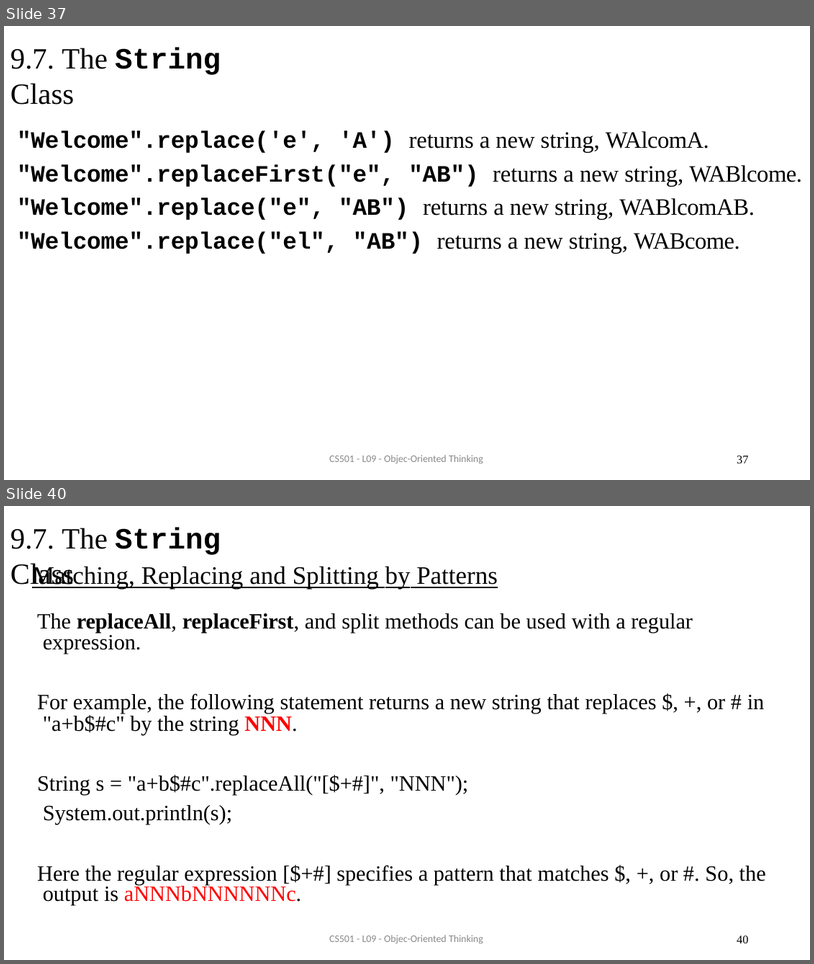
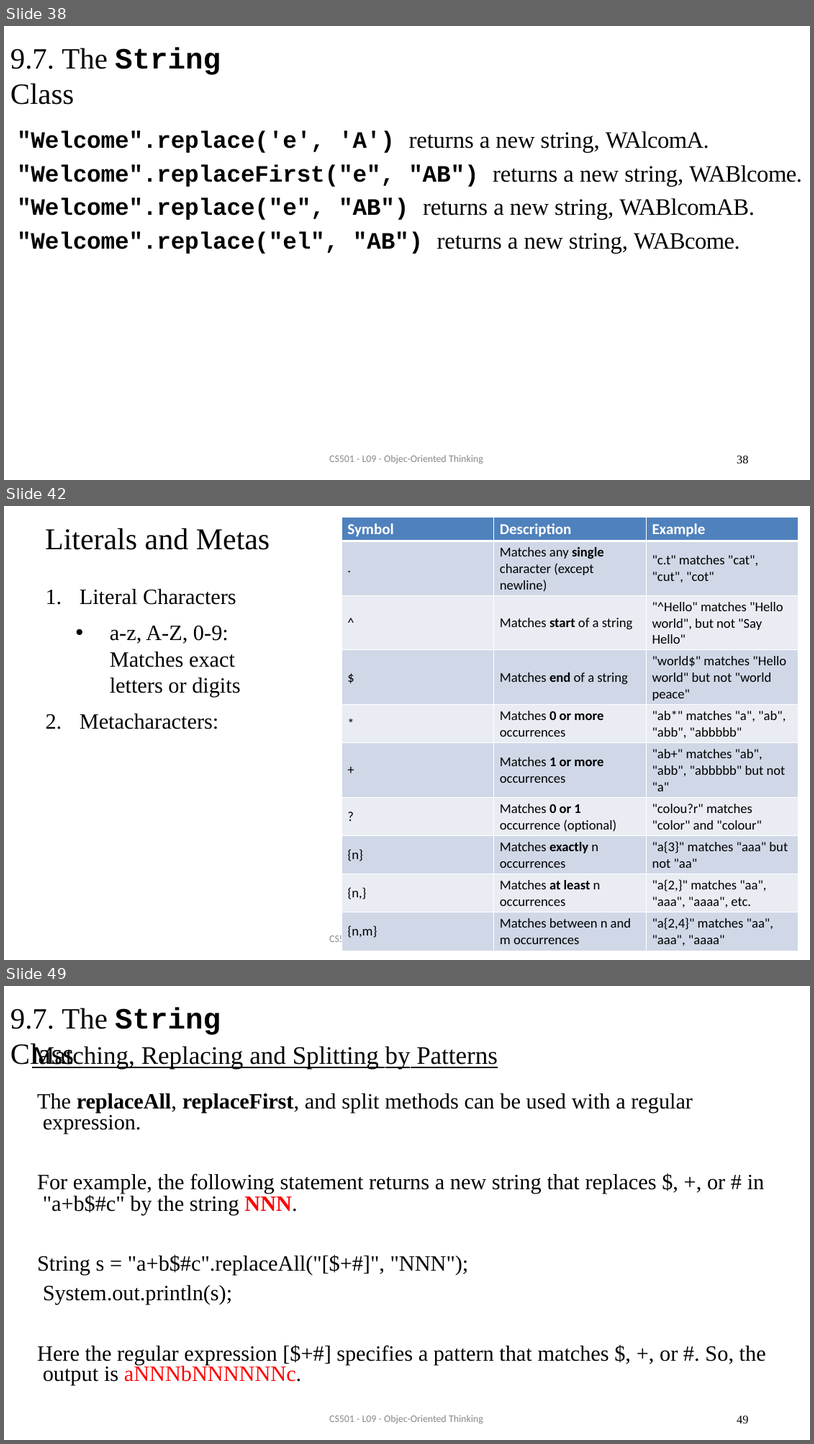
Before and after one commit to AughdonBreslin/CS501IntroToJava, a slide deck: Lectures/9_Object_Oriented_Programming.pptx. Shown one above the other, each under a label of ours: slides 37 and 40 before the commit, slides 38, 42 and 49 after it; the slides between them are not shown. The pictures are 814x964 and 814x1444 pixels, drawn with LibreOffice and Linux fonts; fonts in the diff are those of the drawing. Boxes give left, top, right and bottom in pixels: in the first picture for what was removed or moved away, otherwise in the second. Text is boxed around its words. In the diff, an @@ line names an element or a change of style, - is before the commit and + after.

```diff
--- a/Lectures/9_Object_Oriented_Programming.pptx
+++ b/Lectures/9_Object_Oriented_Programming.pptx
@@ slide 42 added at bbox=[4, 506, 810, 960], background #FFFFFF @@
@@ table added at bbox=[342, 517, 799, 951], 10 rows, 3 columns @@
+Symbol | Description | Example
+. | Matches any single character (except newline) | "c.t" matches "cat", "cut", "cot"
+^ | Matches start of a string | "^Hello" matches "Hello world", but not "Say Hello"
+$ | Matches end of a string | "world$" matches "Hello world" but not "world peace"
+* | Matches 0 or more occurrences | "ab*" matches "a", "ab", "abb", "abbbbb"
++ | Matches 1 or more occurrences | "ab+" matches "ab", "abb", "abbbbb" but not "a"
+? | Matches 0 or 1 occurrence (optional) | "colou?r" matches "color" and "colour"
+{n} | Matches exactly n occurrences | "a{3}" matches "aaa" but not "aa"
+{n,} | Matches at least n occurrences | "a{2,}" matches "aa", "aaa", "aaaa", etc.
+{n,m} | Matches between n and m occurrences | "a{2,4}" matches "aa", "aaa", "aaaa"
@@ title added at bbox=[45, 528, 270, 550], 36 pt, text #000000 @@
+Literals and Metas
@@ text added at bbox=[80, 589, 240, 729], 26 pt, text #000000 @@
+1. Literal Characters
+  • a-z, A-Z, 0-9: Matches exact letters or digits
+2. Metacharacters:
@@ text added at bbox=[329, 933, 377, 944], 12 pt, text #898989 @@
+CS501 - L09 - Objec-Oriented Thinking
@@ what was slide 37 is now slide 38 @@
@@ page number at bbox=[737, 455, 748, 463]: text changed @@
-37
+38
@@ what was slide 40 is now slide 49 @@
@@ page number at bbox=[737, 1415, 748, 1423]: text changed @@
-40
+49
```
Also in this commit, not shown: 11 slides changed, 16 other slides added, 8 slides removed, 4 other files.
